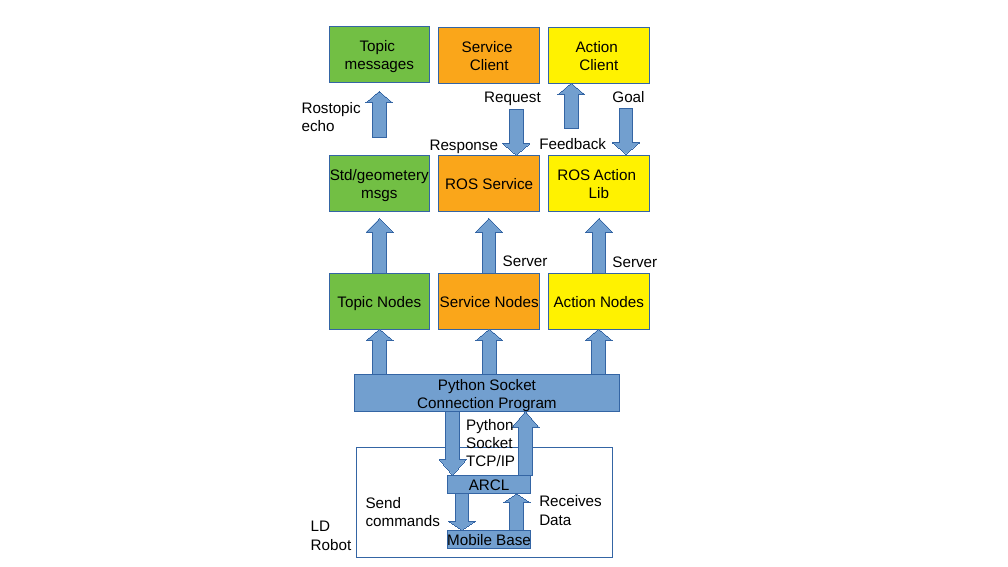
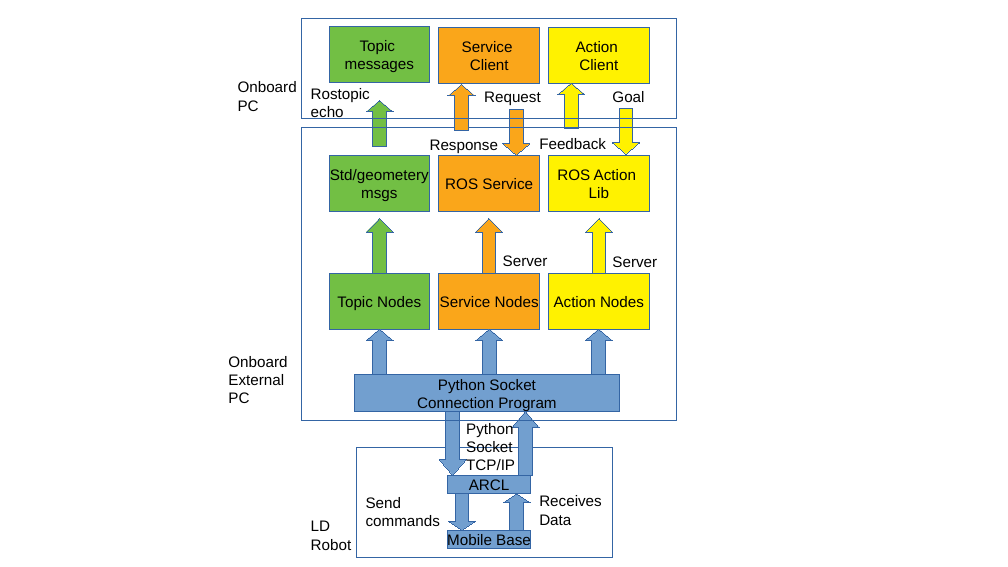
Before and after one commit to OmronAPAC/Omron_LD_ROS_Package, a slide deck: slide 1 of ROS Diagram.odp. Drawn at 1008x567 pixels with LibreOffice and Linux fonts; fonts in the diff are those of the drawing. Boxes give left, top, right and bottom in pixels: in the first picture for what was removed or moved away, otherwise in the second. Text is boxed around its words. In the diff, an @@ line names an element or a change of style, - is before the commit and + after.

```diff
--- a/ROS Diagram.odp
+++ b/ROS Diagram.odp
@@ rectangle added at box(302, 18, 677, 119), outline #3465A4 0 pt @@
@@ text added at box(238, 81, 297, 111), 12 pt, text #000000 @@
+Onboard
+PC
@@ text "Rostopic echo": place and size @@
-text "Rostopic echo" at box(302, 102, 361, 131)
+text "Rostopic echo" at box(311, 88, 370, 119)
@@ right arrow added at box(448, 85, 476, 131), fill #FAA61A, outline #3465A4 0 pt @@
@@ right arrow added at box(558, 83, 585, 129), fill #FFF200, outline #3465A4 0 pt @@
@@ right arrow at box(366, 101, 393, 146): fill #729FCF to #72BF44 @@
@@ right arrow: place and size @@
-right arrow at box(366, 91, 393, 137)
+right arrow at box(366, 101, 393, 146)
@@ right arrow at box(503, 110, 531, 155): fill #729FCF to #FAA61A @@
@@ right arrow at box(613, 109, 640, 155): fill #729FCF to #FFF200 @@
@@ rectangle added at box(302, 128, 677, 421), outline #3465A4 0 pt @@
@@ right arrow at box(366, 219, 393, 273): fill #729FCF to #72BF44 @@
@@ right arrow at box(476, 219, 503, 273): fill #729FCF to #FAA61A @@
@@ right arrow at box(585, 219, 613, 273): fill #729FCF to #FFF200 @@
@@ text added at box(228, 356, 287, 403), 12 pt, text #000000 @@
+Onboard
+External
+PC
@@ text "Python": place and size @@
-text "Python" at box(466, 419, 515, 466)
+text "Python" at box(466, 423, 515, 470)
```
Also in this commit, not shown: 2 other files.
